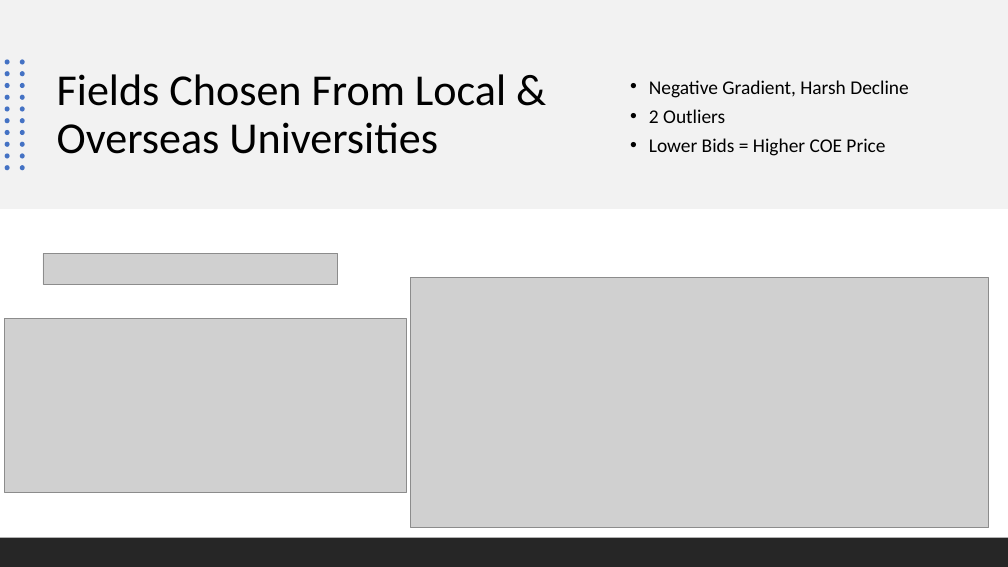
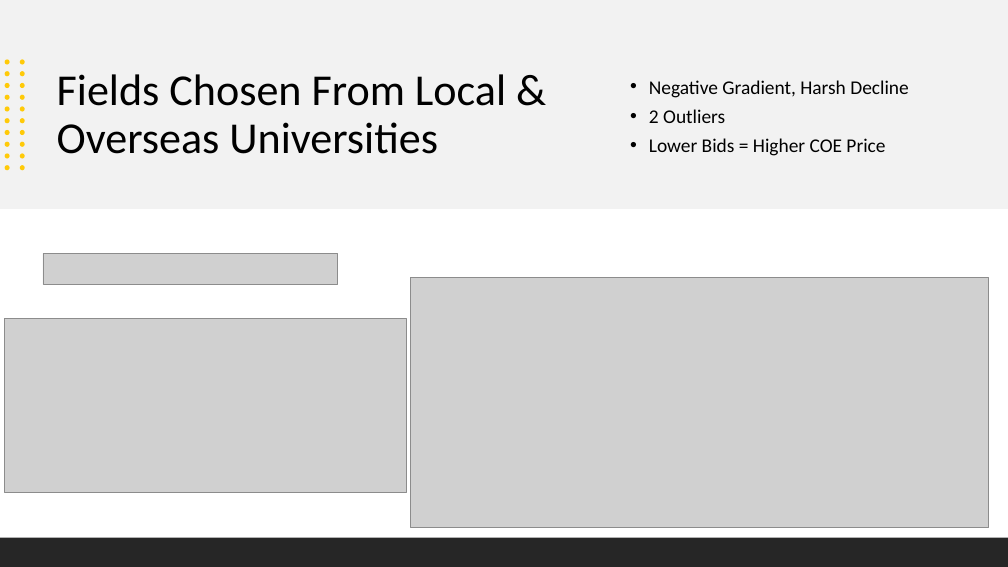
Before and after one commit to jurgen-tan-git/PDS-Assignments, a slide deck: slide 13 of Assignment 2/JurgenTan_CA2.pptx (slide 10 before the commit). Drawn at 1008x567 pixels with LibreOffice and Linux fonts; fonts in the diff are those of the drawing; grey boxes stand for pictures. Boxes give left, top, right and bottom in pixels: in the first picture for what was removed or moved away, otherwise in the second. Text is boxed around its words. In the diff, an @@ line names an element or a change of style, - is before the commit and + after.

```diff
--- a/Assignment 2/JurgenTan_CA2.pptx
+++ b/Assignment 2/JurgenTan_CA2.pptx
@@ fill #4472C4 to #FFCA08 in 20 elements at <box>20,106,25,112</box>, <box>5,106,9,112</box>, <box>20,94,25,99</box>, <box>5,94,9,99</box>, <box>20,83,25,88</box>, <box>5,83,9,88</box>, <box>20,71,25,76</box>, <box>5,71,9,76</box>, <box>20,59,25,65</box>, <box>5,59,9,65</box>, <box>20,165,25,171</box>, <box>5,165,9,171</box>, <box>20,153,25,158</box>, <box>5,153,9,158</box>, <box>20,142,25,147</box>, <box>5,142,9,147</box>, <box>20,130,25,135</box>, <box>5,130,9,135</box>, <box>20,118,25,123</box>, <box>5,118,9,123</box> @@
```
Also in this commit, not shown: 13 other slides changed, 1 slide added, 1 slide removed, 32 other files.
